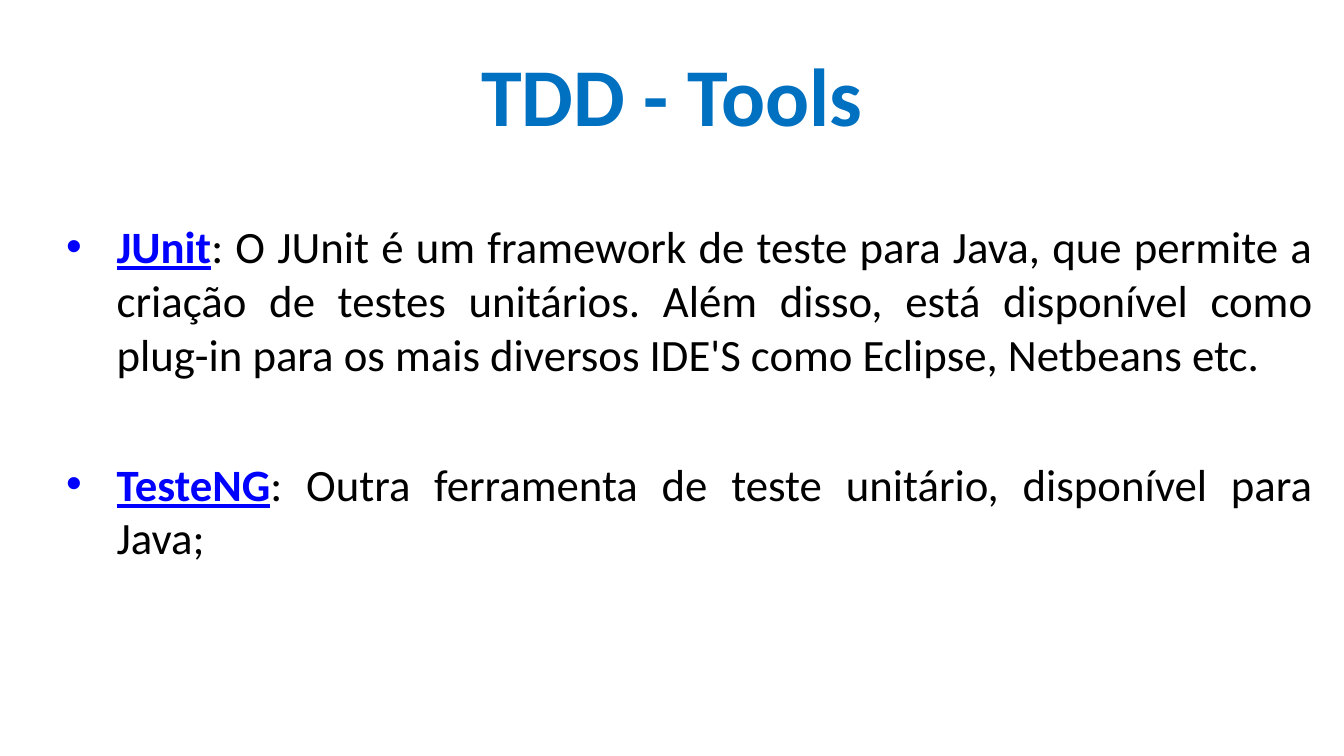
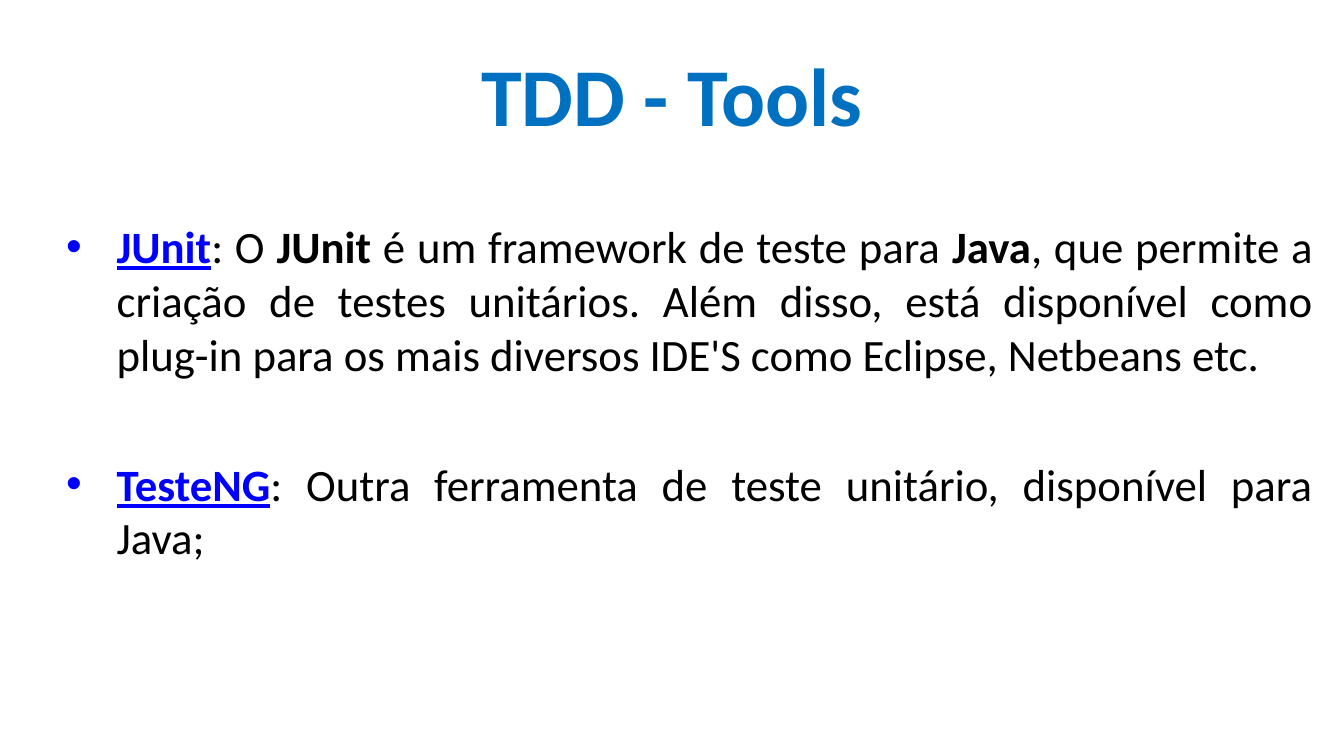
Before and after one commit to CloudEducationBrazil/WydenEngenhariaDeSoftware, a slide deck: slide 29 of 01 Classes/Aulas 07 e 08 Conceitos de Validação Software e TDD.pptx. Drawn at 1344x756 pixels with LibreOffice and Linux fonts; fonts in the diff are those of the drawing; background and template pictures are left out. Boxes give left, top, right and bottom in pixels: in the first picture for what was removed or moved away, otherwise in the second. Text is boxed around its words. In the diff, an @@ line names an element or a change of style, - is before the commit and + after.

```diff
--- a/01 Classes/Aulas 07 e 08 Conceitos de Validação Software e TDD.pptx
+++ b/01 Classes/Aulas 07 e 08 Conceitos de Validação Software e TDD.pptx
@@ text at [117,231,1313,379]: bold on in "JUnit Java," @@
```
Also in this commit, not shown: 3 other slides changed, 1 slide added, 1 other file.
